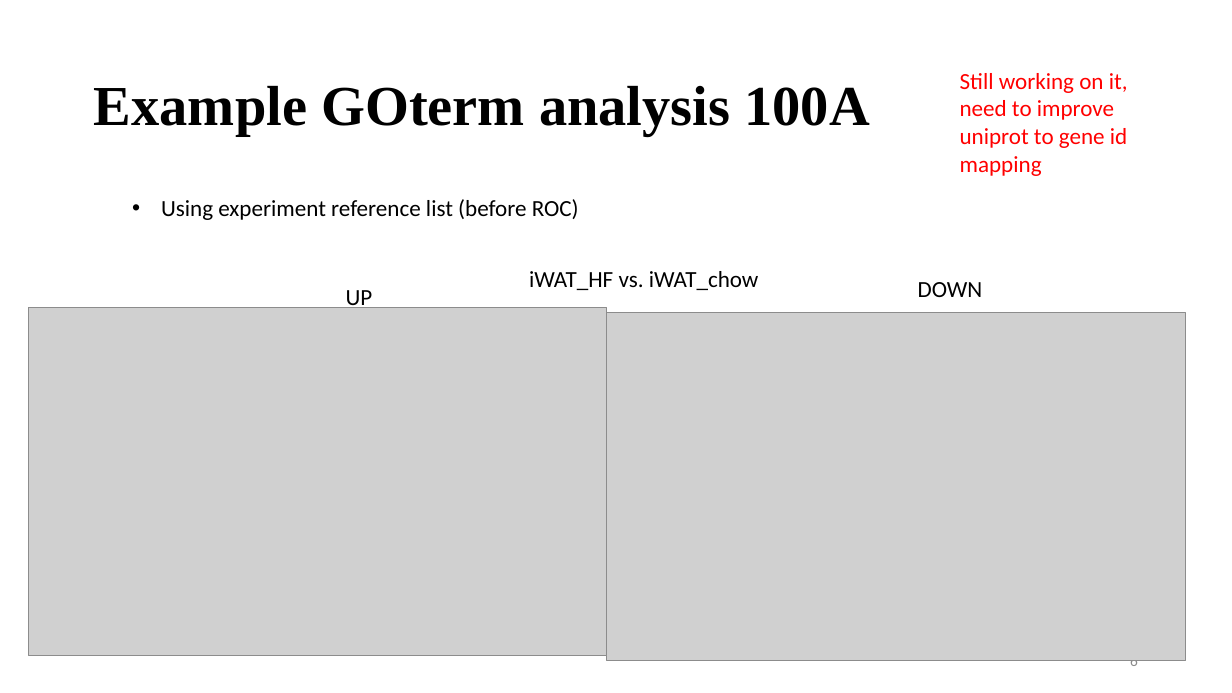
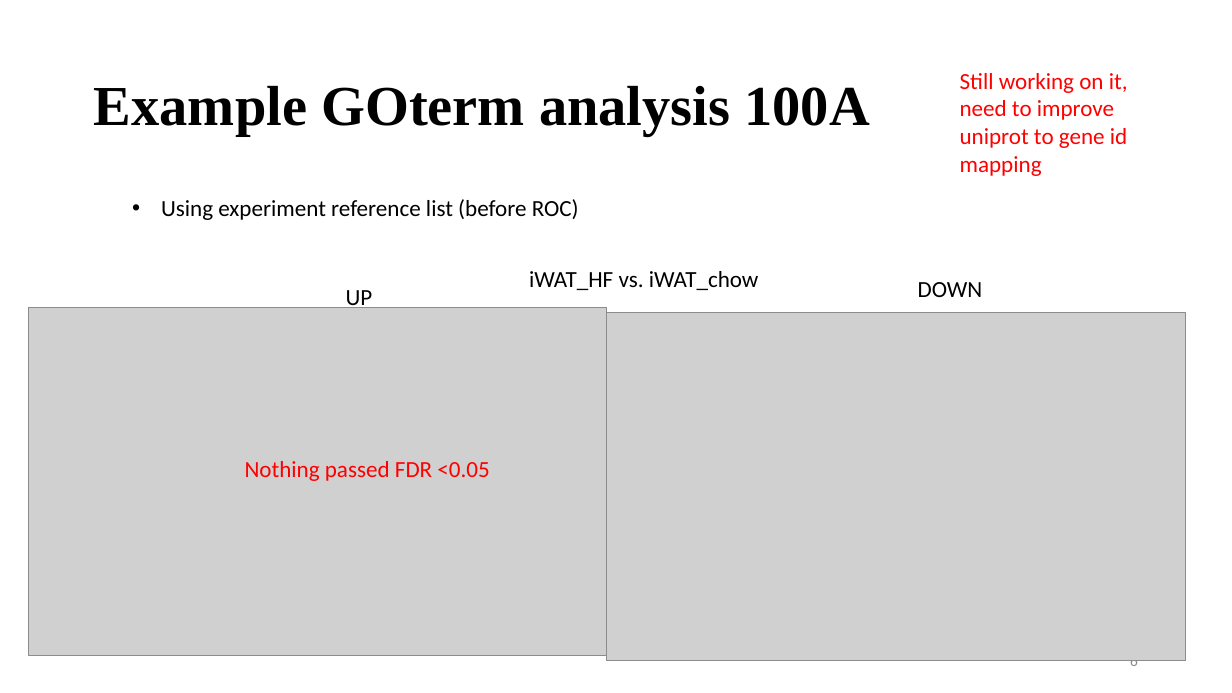
Before and after one commit to vinogradova-lab/cell-type-specific-proximity-labeling, a slide deck: slide 7 of docs/update_052523.pptx. Drawn at 1232x693 pixels with LibreOffice and Linux fonts; fonts in the diff are those of the drawing; grey boxes stand for pictures. Boxes give left, top, right and bottom in pixels: in the first picture for what was removed or moved away, otherwise in the second. Text is boxed around its words. In the diff, an @@ line names an element or a change of style, - is before the commit and + after.

```diff
--- a/docs/update_052523.pptx
+++ b/docs/update_052523.pptx
@@ text added at (x1=245, y1=461, x2=489, y2=481), 18 pt, text #FF0000 @@
+Nothing passed FDR <0.05
```
Also in this commit, not shown: 7 other slides changed, 1 slide added.
